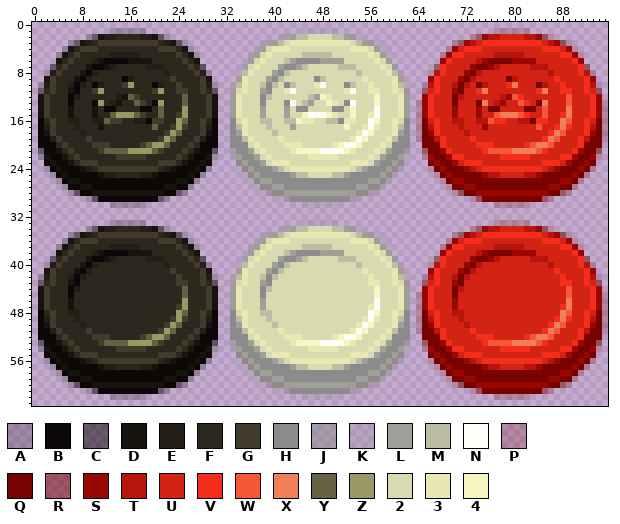
Two states of a sprite sheet, images/checker.png. The first picture shows the starting point.
The file is 96x64 pixels. Colours within 5 levels of each other are drawn and written as one.
Palette (. is transparent): A #0b080733  B #0b0807  C #0b080780  D #17130f  E #231f17  F #2d281e  G #413c2b  H #8b8b8b  J #8b8b8b80  K #8b8b8b33  L #9f9f97  M #bdbda6  N #fefef8  P #77020033  Q #770200  R #77020080  S #980800  T #b5150a  U #d22315  V #f52d1b  W #f55737  X #f07f59  Y #656143  Z #999965  2 #dadab1  3 #e8e8b2  4 #f6f6c4
Now the later version:
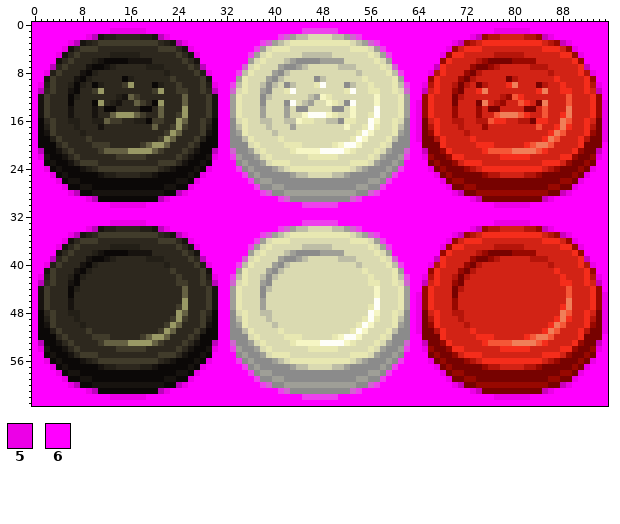
Colours new in this view: 5 #ec00e7  6 #ff00ff
Edits made:
colour C: #0b080780 -> #bb04bb
colour J: #8b8b8b80 -> #d065d0
colour K: #8b8b8b33 -> #ee40ee
colour R: #77020080 -> #ca01bb
Changed rows in their new state; - is a pixel that keeps its letter.
first column x 0:
 0 666666666666666666666666666666666666666666666666666666666666666666666666666666666666666666666666
 1 666666666666655555566666666666666666666666666------666666666666666666666666665555556666666666666
 2 6666666665------------5666666666666666666--------------6666666666666666665------------5666666666
 3 6666665------------------5666666666666--------------------6666666666665------------------5666666
 4 666665--------------------56666666666----------------------66666666665--------------------566666
 5 66665----------------------566666666------------------------666666665----------------------56666
 6 6666------------------------66666666------------------------66666666------------------------6666
 7 666--------------------------666666--------------------------666666--------------------------666
 8 665--------------------------56666----------------------------66665--------------------------566
 9 66----------------------------6666----------------------------6666----------------------------66
10 65----------------------------566------------------------------665----------------------------56
11 6------------------------------66------------------------------66------------------------------6
12 6------------------------------66------------------------------66------------------------------6
13 6------------------------------66------------------------------65------------------------------5
14 6------------------------------66------------------------------65------------------------------5
15 6------------------------------66------------------------------65------------------------------5
16 6------------------------------66------------------------------65------------------------------5
17 6------------------------------66------------------------------65------------------------------5
18 6------------------------------66------------------------------65------------------------------5
19 6------------------------------66------------------------------65------------------------------5
20 6------------------------------66------------------------------66------------------------------6
21 6------------------------------66------------------------------66------------------------------6
22 65----------------------------566------------------------------665----------------------------56
23 66----------------------------6666----------------------------6666----------------------------66
24 665--------------------------56666----------------------------66665--------------------------566
25 6665------------------------5666666--------------------------6666665------------------------5666
26 66665----------------------566666666------------------------666666665----------------------56666
27 666665--------------------56666666666----------------------66666666665--------------------566666
28 6666665------------------5666666666666--------------------6666666666665------------------5666666
29 6666666665------------5666666666666666666--------------6666666666666666665------------5666666666
30 666666666666655555566666666666666666666666666------666666666666666666666666665555556666666666666
31 666666666666666666666666666666666666666666666666666666666666666666666666666666666666666666666666
32 666666666666666666666666666666666666666666666666666666666666666666666666666666666666666666666666
33 666666666666655555566666666666666666666666666------666666666666666666666666665555556666666666666
34 6666666665------------5666666666666666666--------------6666666666666666665------------5666666666
35 6666665------------------5666666666666--------------------6666666666665------------------5666666
36 666665--------------------56666666666----------------------66666666665--------------------566666
37 66665----------------------566666666------------------------666666665----------------------56666
38 6666------------------------66666666------------------------66666666------------------------6666
39 666--------------------------666666--------------------------666666--------------------------666
40 665--------------------------56666----------------------------66665--------------------------566
41 66----------------------------6666----------------------------6666----------------------------66
42 65----------------------------566------------------------------665----------------------------56
43 6------------------------------66------------------------------66------------------------------6
44 6------------------------------66------------------------------66------------------------------6
45 6------------------------------66------------------------------65------------------------------5
46 6------------------------------66------------------------------65------------------------------5
47 6------------------------------66------------------------------65------------------------------5
48 6------------------------------66------------------------------65------------------------------5
49 6------------------------------66------------------------------65------------------------------5
50 6------------------------------66------------------------------65------------------------------5
51 6------------------------------66------------------------------65------------------------------5
52 6------------------------------66------------------------------66------------------------------6
53 6------------------------------66------------------------------66------------------------------6
54 65----------------------------566------------------------------665----------------------------56
55 66----------------------------6666----------------------------6666----------------------------66
56 665--------------------------56666----------------------------66665--------------------------566
57 6665------------------------5666666--------------------------6666665------------------------5666
58 66665----------------------566666666------------------------666666665----------------------56666
59 666665--------------------56666666666----------------------66666666665--------------------566666
60 6666665------------------5666666666666--------------------6666666666665------------------5666666
61 6666666665------------5666666666666666666--------------6666666666666666665------------5666666666
62 666666666666655555566666666666666666666666666------666666666666666666666666665555556666666666666
63 666666666666666666666666666666666666666666666666666666666666666666666666666666666666666666666666
Boxes around the changes in both pictures, in picture pixels (x1, y1, x2, y2):
changed: (32, 22, 608, 406)
